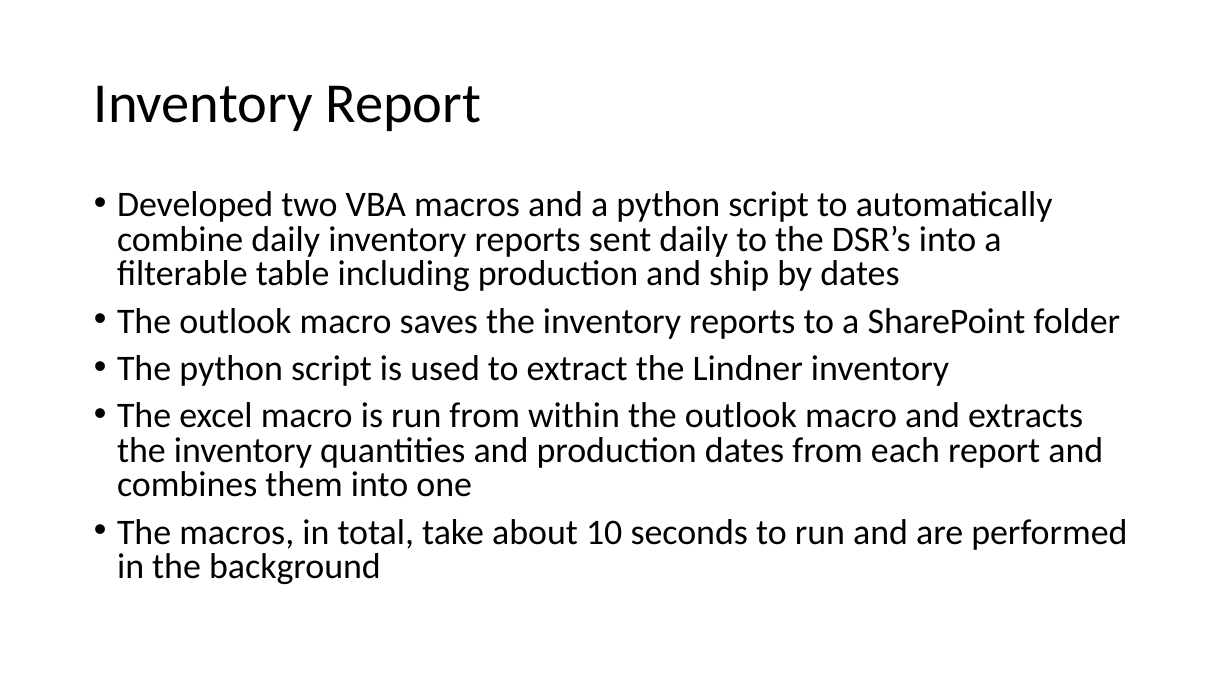
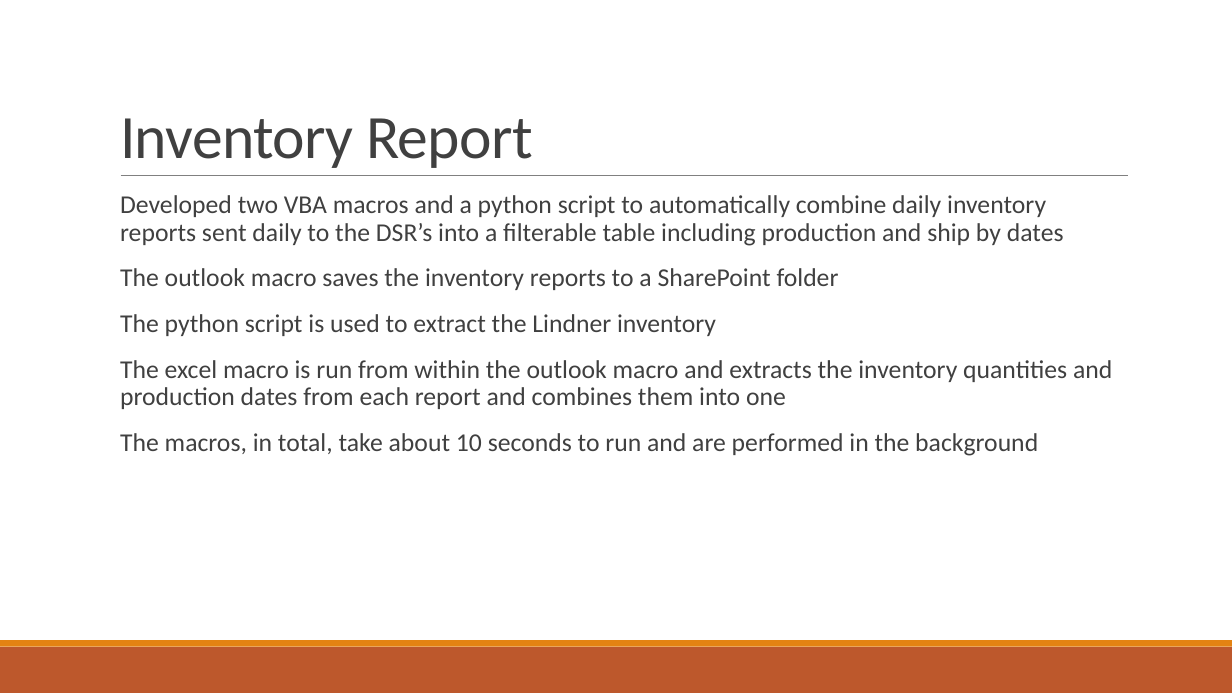
Before and after one commit to therikshak/Summer2017Projects, a slide deck: slide 4 of Documentation/Erik_Summer_Deck.pptx (slide 3 before the commit). Drawn at 1232x693 pixels with LibreOffice and Linux fonts; fonts in the diff are those of the drawing. Boxes give left, top, right and bottom in pixels: in the first picture for what was removed or moved away, otherwise in the second. Text is boxed around its words. In the diff, an @@ line names an element or a change of style, - is before the commit and + after.

```diff
--- a/Documentation/Erik_Summer_Deck.pptx
+++ b/Documentation/Erik_Summer_Deck.pptx
@@ title "Inventory Report": place and size @@
-title "Inventory Report" at <box>94,85,481,131</box>
+title "Inventory Report" at <box>120,118,533,168</box>
@@ title "Inventory Report" at <box>120,118,533,168</box>: size 44 to 48 pt, text colour #000000 to #404040, letter spacing 0 to -0.5 pt; line spacing 0.9 to 0.85; vertical alignment middle to bottom @@
@@ line added from (121, 176) to (1128, 176), #808080 0.5 pt @@
@@ text "Developed two VBA macros and ..." at <box>120,195,1112,456</box>: size 28 to 20 pt, text colour #000000 to #404040; bullet • to  ; line spacing 0.8 to 0.9; more space between paragraphs @@
@@ rectangle added at <box>0,647,1232,693</box>, fill #BD582C @@
@@ rectangle added at <box>0,640,1232,647</box>, fill #E48312 @@
```
Also in this commit, not shown: 8 other slides changed, 3 slides added, 11 other files.
